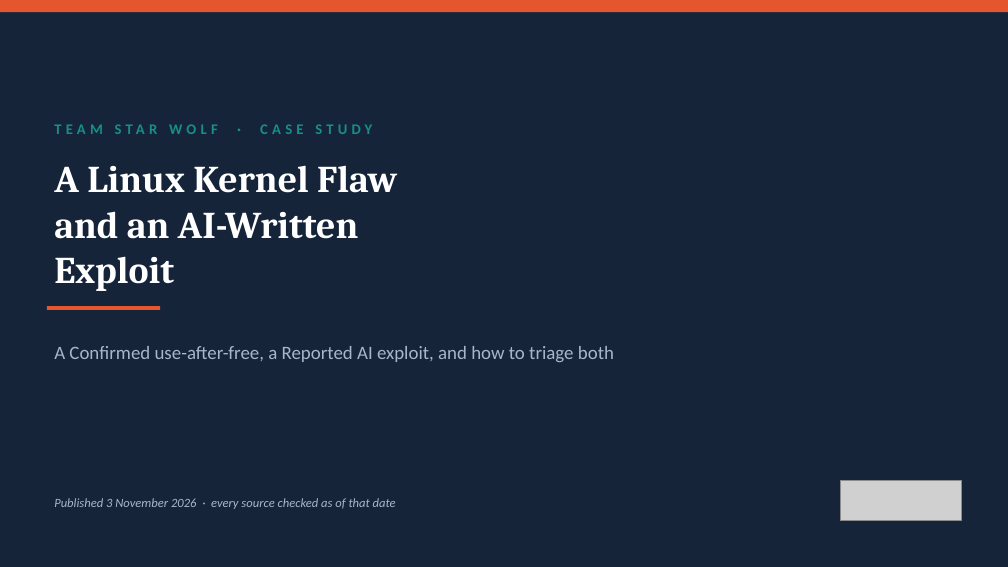
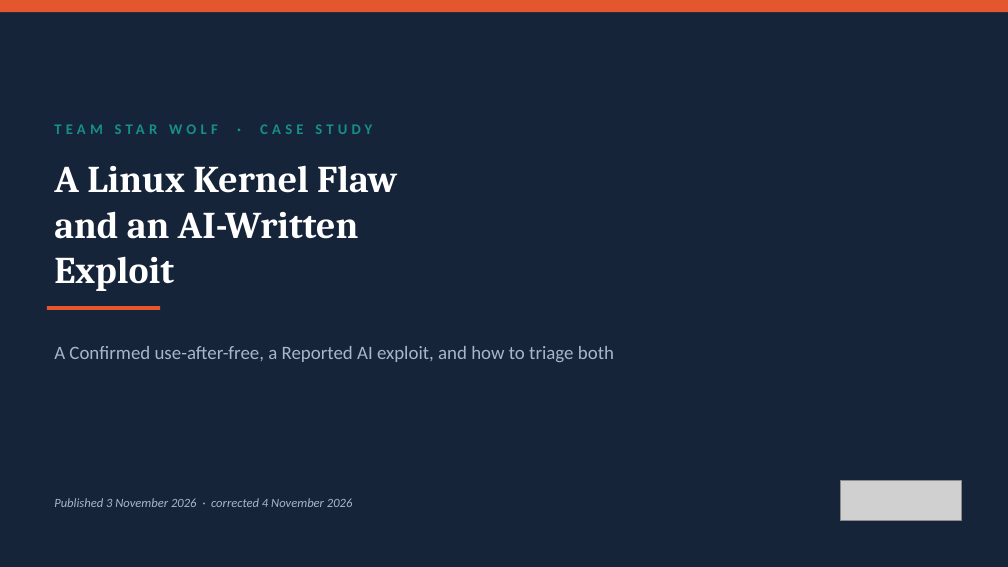
Before and after one commit to TeamStarWolf/TeamStarWolf, a slide deck: slide 1 of case-studies/slides/Linux_TCP_UAF_2026_Case_Study.pptx. Drawn at 1008x567 pixels with LibreOffice and Linux fonts; fonts in the diff are those of the drawing; grey boxes stand for pictures. Boxes give left, top, right and bottom in pixels: in the first picture for what was removed or moved away, otherwise in the second. Text is boxed around its words. In the diff, an @@ line names an element or a change of style, - is before the commit and + after.

```diff
--- a/case-studies/slides/Linux_TCP_UAF_2026_Case_Study.pptx
+++ b/case-studies/slides/Linux_TCP_UAF_2026_Case_Study.pptx
@@ text at box(54, 498, 352, 507): text changed @@
-Published 3 November 2026 · every source checked as of that date
+Published 3 November 2026 · corrected 4 November 2026
```
